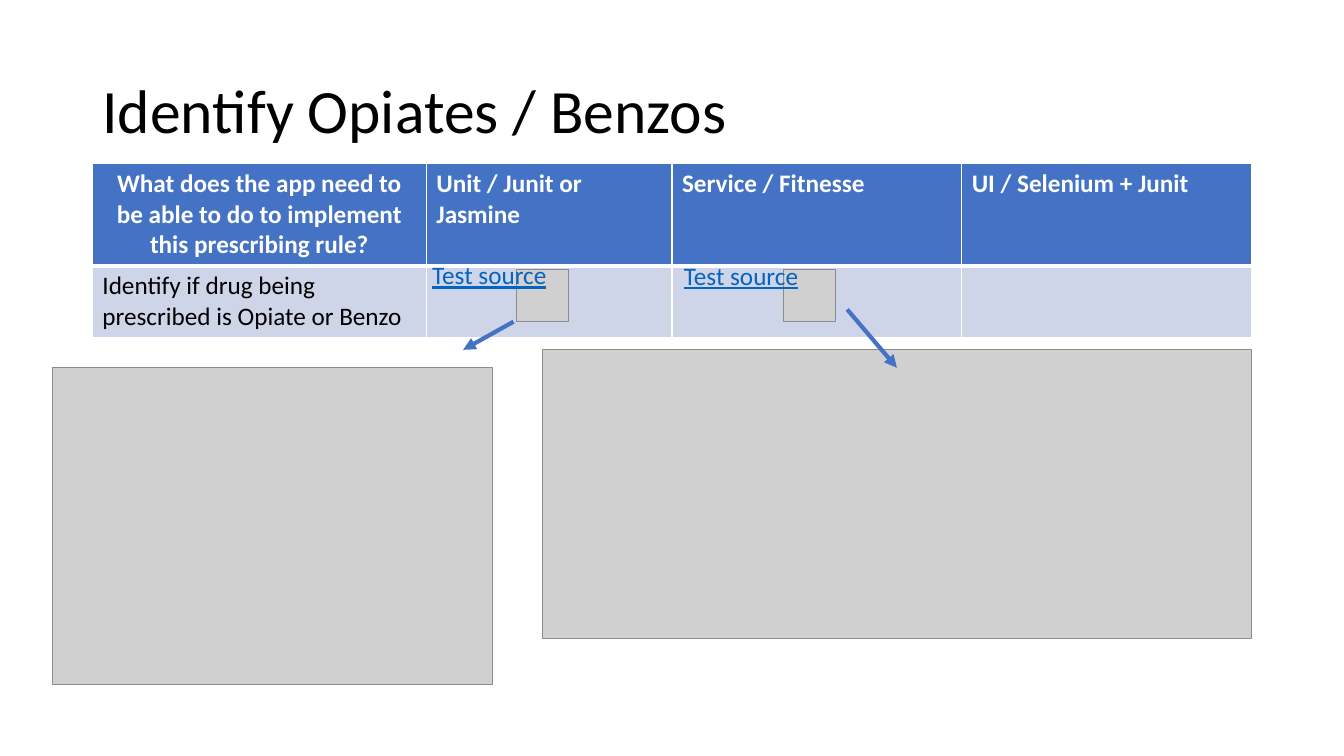
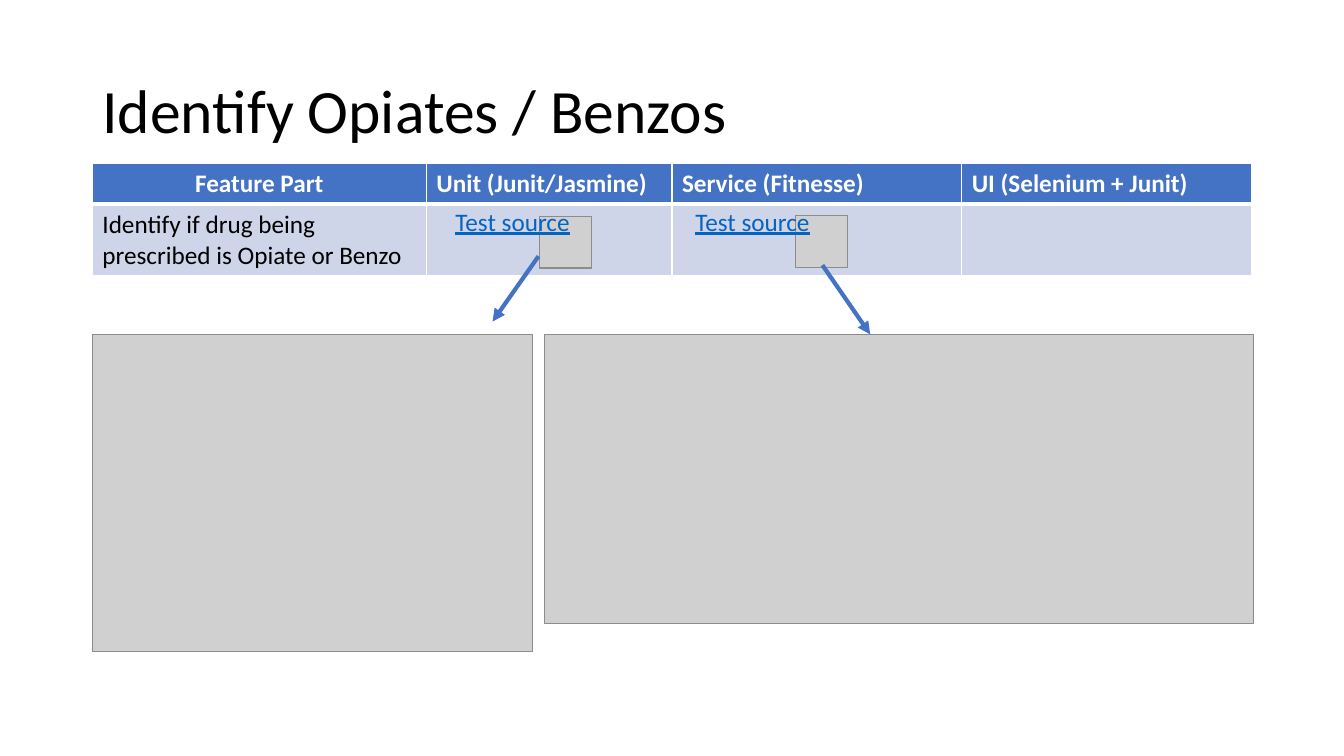
Before and after one commit to weaverj/testpyramidexample, a slide deck: slide 11 of Test Pyramid Presentation.pptx. Drawn at 1344x756 pixels with LibreOffice and Linux fonts; fonts in the diff are those of the drawing; grey boxes stand for pictures; background and template pictures are left out. Boxes give left, top, right and bottom in pixels: in the first picture for what was removed or moved away, otherwise in the second. Text is boxed around its words. In the diff, an @@ line names an element or a change of style, - is before the commit and + after.

```diff
--- a/Test Pyramid Presentation.pptx
+++ b/Test Pyramid Presentation.pptx
@@ table at [93,163,1253,275] @@
-row 1: What does the app need to be able to do to implement this prescribing rule? | Unit / Junit or Jasmine | Service / Fitnesse | UI / Selenium + Junit
+row 1: Feature Part | Unit (Junit/Jasmine) | Service (Fitnesse) | UI (Selenium + Junit)
@@ text "Test source" rewrapped from [432,264,546,291] to [455,215,570,237] @@
@@ text "Test source" rewrapped from [684,264,798,291] to [695,215,810,237] @@
@@ picture: place and size @@
-picture at [516,270,569,323]
+picture at [539,216,592,268]
@@ picture: place and size @@
-picture at [784,270,837,323]
+picture at [796,216,848,268]
@@ arrow moved from (513, 322) - (463, 350) to (538, 256) - (493, 322) @@
@@ arrow moved from (848, 310) - (897, 368) to (823, 265) - (870, 335) @@
@@ picture: place and size @@
-picture at [52,368,493,685]
+picture at [93,335,533,651]
@@ picture: place and size @@
-picture at [542,350,1252,639]
+picture at [544,335,1254,624]
```
Also in this commit, not shown: 2 other slides changed, 2 slides added, 2 slides removed, 2 other files.
